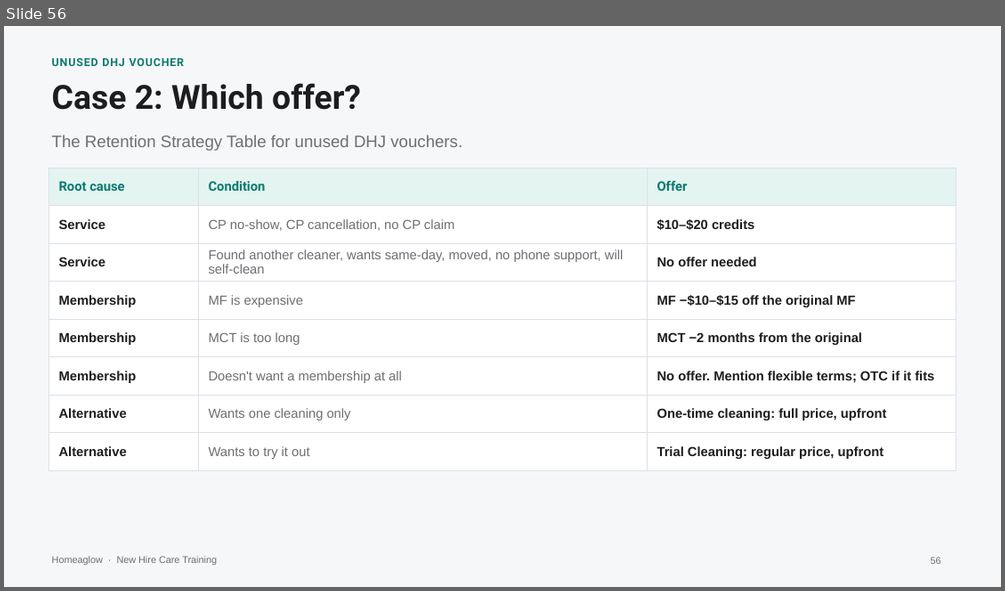
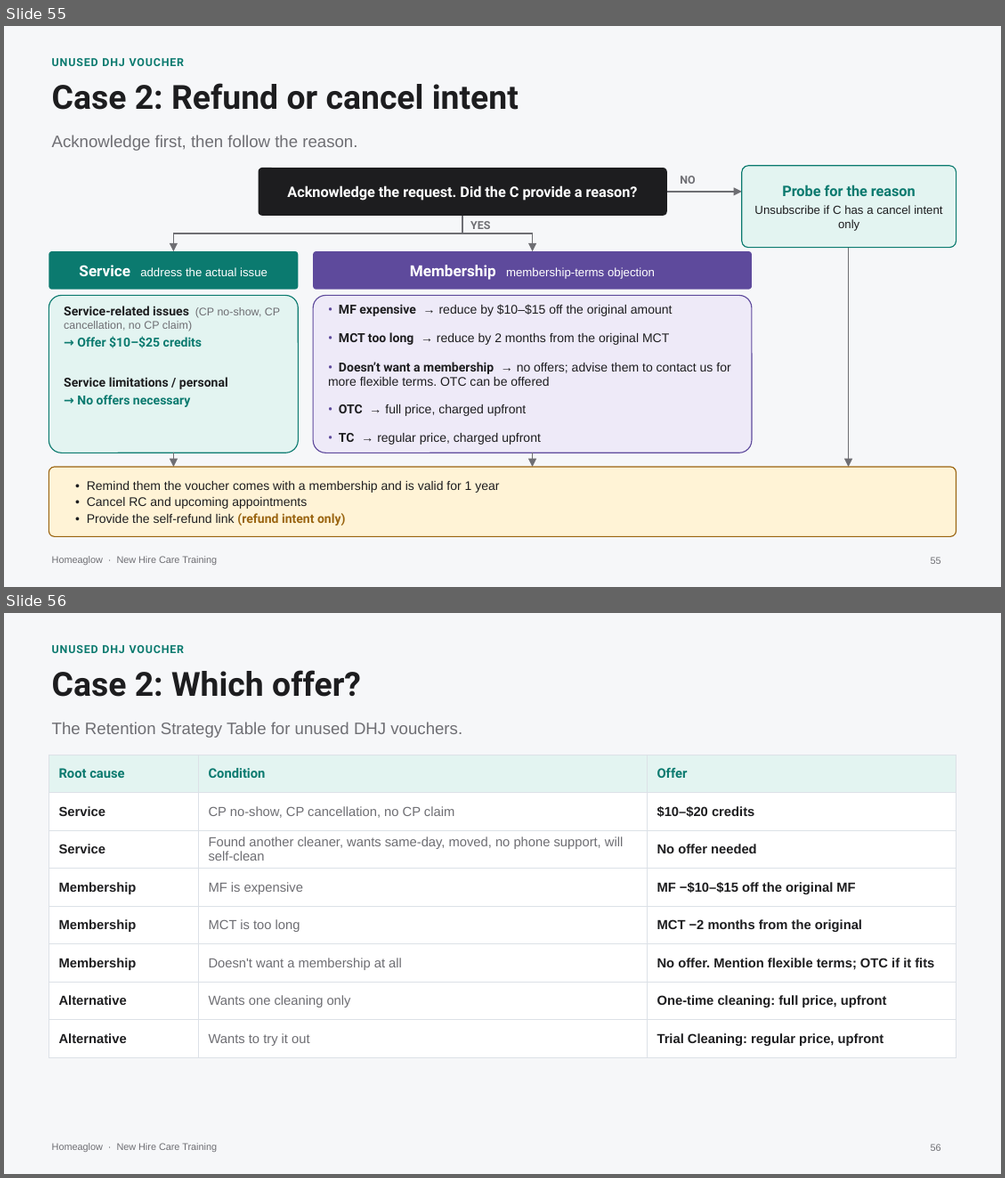
Before and after one commit to anjulimichelle/training, a slide deck: retention-membership-cancellation/retention-membership-cancellation.pptx. Shown one above the other, each under a label of ours: slide 56 before the commit, slides 55 and 56 after it. The pictures are 1005x591 and 1005x1178 pixels, drawn with LibreOffice and Linux fonts; fonts in the diff are those of the drawing. Boxes give left, top, right and bottom in pixels: in the first picture for what was removed or moved away, otherwise in the second. Text is boxed around its words. In the diff, an @@ line names an element or a change of style, - is before the commit and + after.

```diff
--- a/retention-membership-cancellation/retention-membership-cancellation.pptx
+++ b/retention-membership-cancellation/retention-membership-cancellation.pptx
@@ slide 55 added at box(4, 26, 1001, 587), background #F6F7F9; not listed: 1 template element that a slide beside it also shows @@
@@ text added at box(52, 58, 185, 66), 8 pt, text #0B7A6F, bold @@
+UNUSED DHJ VOUCHER
@@ text added at box(52, 83, 518, 110), 24 pt, text #1D1D1F, bold @@
+Case 2: Refund or cancel intent
@@ text added at box(52, 135, 357, 151), 12 pt, text #6E6E73 @@
+Acknowledge first, then follow the reason.
@@ rounded rectangle added at box(259, 168, 667, 216), fill #1D1D1F, 10.5 pt, text #FFFFFF, bold @@
+Acknowledge the request. Did the C provide a reason?
@@ text added at box(680, 176, 695, 184), 8 pt, text #6E6E73, bold @@
+NO
@@ rounded rectangle added at box(742, 166, 956, 248), fill #E3F4F1, outline #0B7A6F 0.75 pt, 8.5 pt, text #1D1D1F @@
+Probe for the reason
+Unsubscribe if C has a cancel intent only
@@ arrow added from (667, 192) to (742, 192), #6E6E73 1 pt @@
@@ line added from (173, 233) to (533, 233), #6E6E73 1 pt @@
@@ arrow added from (173, 233) to (173, 251), #6E6E73 1 pt @@
@@ line added from (462, 216) to (462, 233), #6E6E73 1 pt @@
@@ text added at box(470, 221, 490, 229), 8 pt, text #6E6E73, bold @@
+YES
@@ arrow added from (533, 233) to (533, 251), #6E6E73 1 pt @@
@@ rounded rectangle added at box(48, 251, 298, 289), fill #0B7A6F, 8.5 pt, text #FFFFFF @@
+Service address the actual issue
@@ rounded rectangle added at box(313, 251, 752, 289), fill #5E4A9C, 8.5 pt, text #FFFFFF @@
+Membership membership-terms objection
@@ arrow added from (849, 248) to (849, 467), #6E6E73 1 pt @@
@@ rounded rectangle added at box(48, 295, 298, 452), fill #E3F4F1, outline #0B7A6F 0.75 pt @@
@@ text added at box(64, 305, 280, 348), 9 pt, text #6E6E73, bold @@
+Service-related issues (CP no-show, CP cancellation, no CP claim)
+→ Offer $10–$25 credits
@@ rounded rectangle added at box(313, 295, 752, 452), fill #EEEAF8, outline #5E4A9C 0.75 pt @@
@@ text added at box(339, 304, 672, 316), 9 pt, text #1D1D1F @@
+• MF expensive → reduce by $10–$15 off the original amount
@@ text added at box(339, 332, 669, 345), 9 pt, text #1D1D1F @@
+• MCT too long → reduce by 2 months from the original MCT
@@ text added at box(328, 362, 730, 386), 9 pt, text #1D1D1F @@
+• Doesn’t want a membership → no offers; advise them to contact us for more flexible terms. OTC can be offered
@@ text added at box(64, 377, 228, 407), 9 pt, text #1D1D1F, bold @@
+Service limitations / personal
+→ No offers necessary
@@ text added at box(339, 404, 526, 416), 9 pt, text #1D1D1F @@
+• OTC → full price, charged upfront
@@ arrow added from (173, 452) to (173, 467), #6E6E73 1 pt @@
@@ text added at box(339, 433, 541, 444), 9 pt, text #1D1D1F @@
+• TC → regular price, charged upfront
@@ arrow added from (533, 452) to (533, 467), #6E6E73 1 pt @@
@@ rounded rectangle added at box(48, 467, 956, 536), fill #FFF3D6, outline #9A6410 0.75 pt, 9 pt, text #1D1D1F @@
+• Remind them the voucher comes with a membership and is valid for 1 year
+• Cancel RC and upcoming appointments
+• Provide the self-refund link (refund intent only)
@@ page number added at box(930, 556, 941, 564), 7 pt, text #6E6E73 @@
+55
```
Also in this commit, not shown: 1 slide changed, 1 slide removed, 1 other file.
